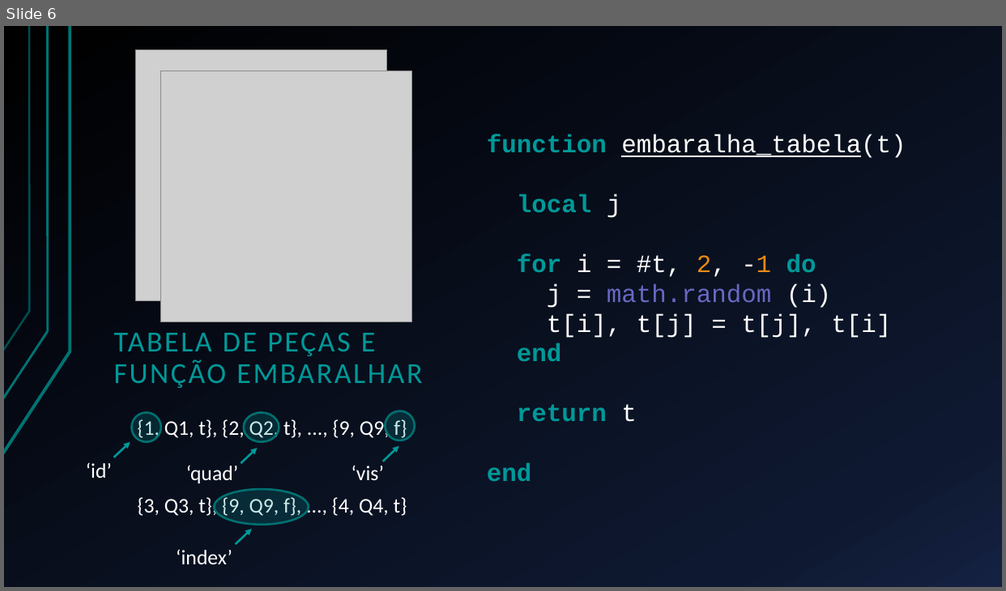
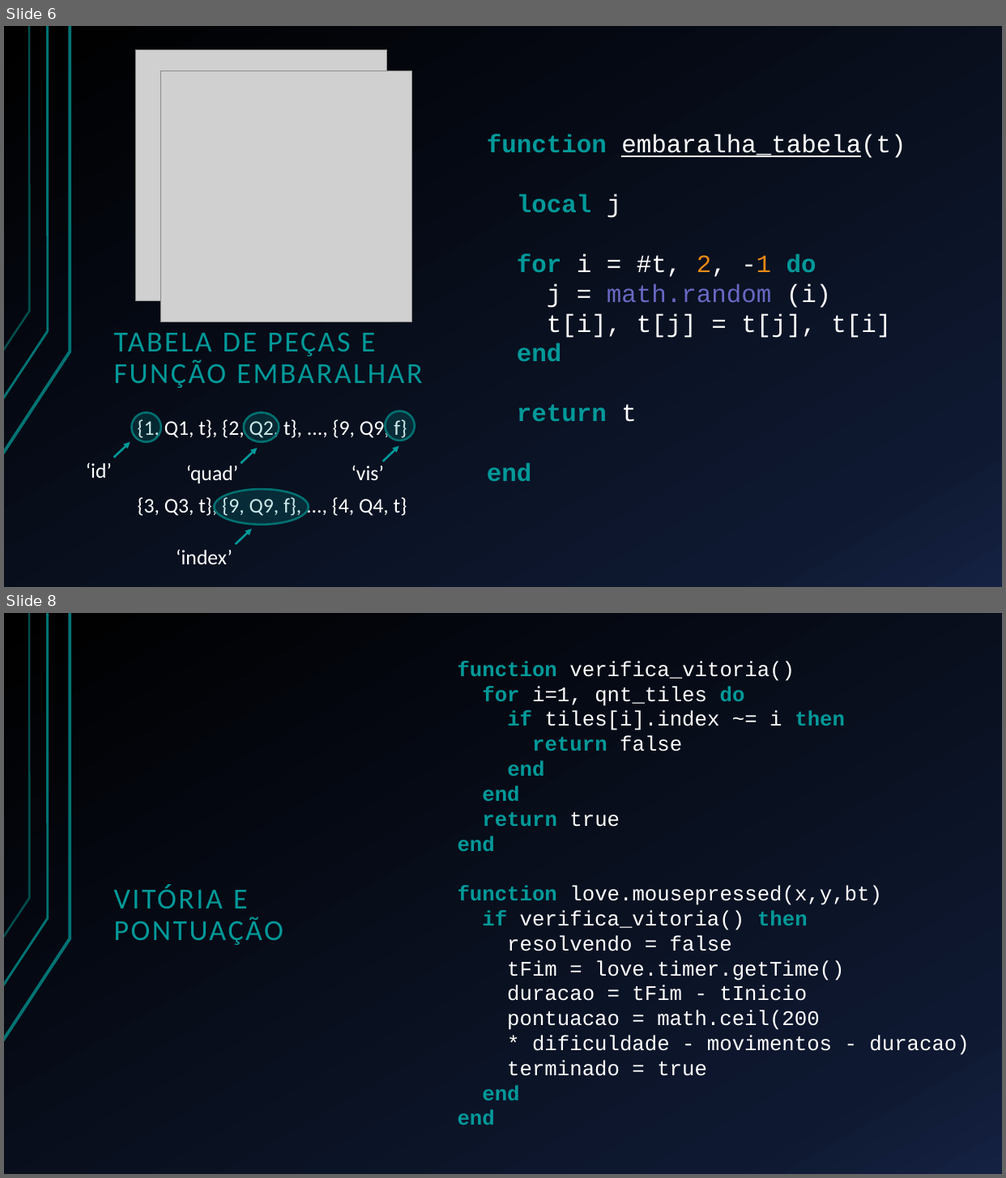
Before and after one commit to Esduard/INF1031-SLIDING_PUZZLE, a slide deck: Apresentação/Deslize.pptx. Shown one above the other, each under a label of ours: slide 6 before the commit, slides 6 and 8 after it; the slides between them are not shown. The pictures are 1006x591 and 1006x1178 pixels, drawn with LibreOffice and Linux fonts; fonts in the diff are those of the drawing; grey boxes stand for pictures. Boxes give left, top, right and bottom in pixels: in the first picture for what was removed or moved away, otherwise in the second. Text is boxed around its words. In the diff, an @@ line names an element or a change of style, - is before the commit and + after.

```diff
--- a/Apresentação/Deslize.pptx
+++ b/Apresentação/Deslize.pptx
@@ slide 8 added at (x1=4, y1=613, x2=1002, y2=1174), background gradient #000000 to #0F1931 to #142242; not listed: 3 template elements that a slide beside it also shows @@
@@ text added at (x1=458, y1=661, x2=969, y2=1125), 20 pt, text #FFFFFF @@
+function verifica_vitoria()
+for i=1, qnt_tiles do
+if tiles[i].index ~= i then
+return false
+end
+end
+return true
+end
+function love.mousepressed(x,y,bt)
+if verifica_vitoria() then
+resolvendo = false
+tFim = love.timer.getTime()
+duracao = tFim - tInicio
+pontuacao = math.ceil(200
+* dificuldade - movimentos - duracao)
+terminado = true
+end
+end
@@ title added at (x1=114, y1=884, x2=283, y2=945), 28 pt, text #009999 @@
+VITÓRIA E PONTUAÇÃO
```
Also in this commit, not shown: 1 slide changed, 6 other files.
